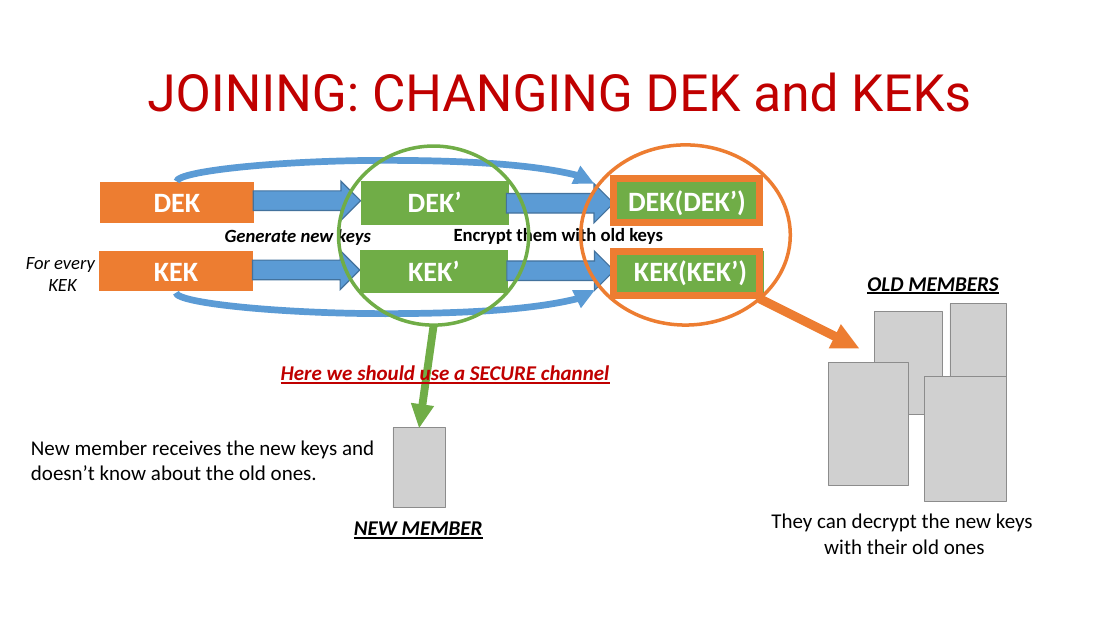
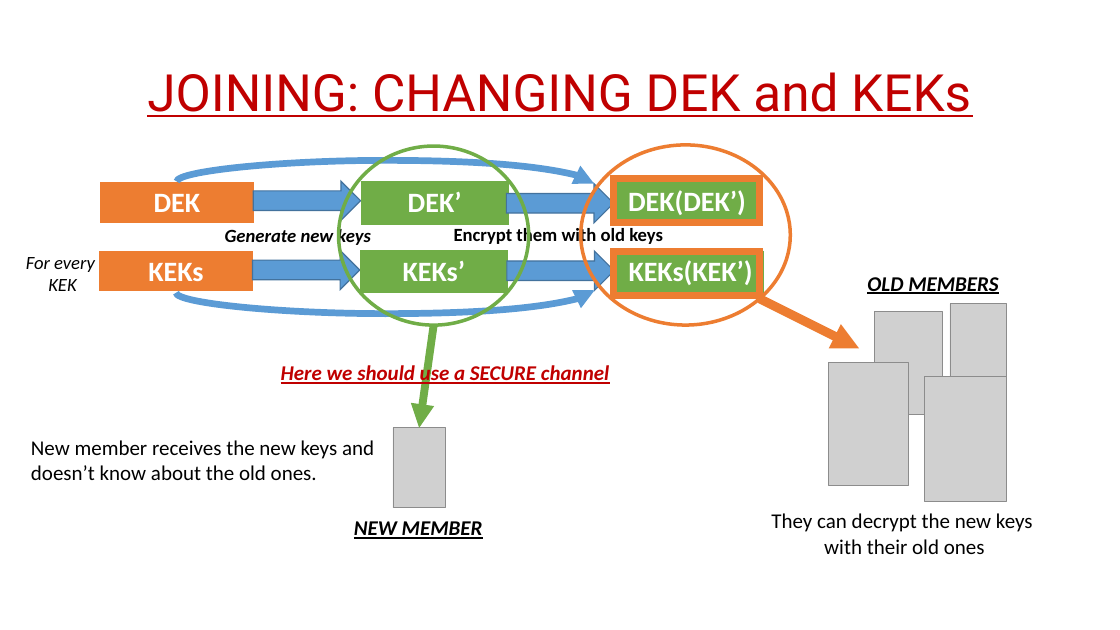
Before and after one commit to stajfar/distributed-systems-brusamento-ceruti-donetti, a slide deck: slide 5 of SecureGroup/documentation/SECURE GROUP COMMUNICATION.pptx. Drawn at 1120x630 pixels with LibreOffice and Linux fonts; fonts in the diff are those of the drawing; grey boxes stand for pictures. Boxes give left, top, right and bottom in pixels: in the first picture for what was removed or moved away, otherwise in the second. Text is boxed around its words. In the diff, an @@ line names an element or a change of style, - is before the commit and + after.

Commit message:
Presentation

```diff
--- a/SecureGroup/documentation/SECURE GROUP COMMUNICATION.pptx
+++ b/SecureGroup/documentation/SECURE GROUP COMMUNICATION.pptx
@@ title "JOINING: CHANGING DEK and KEKs" at (x1=147, y1=72, x2=971, y2=117): underline on @@
@@ table at (x1=99, y1=251, x2=254, y2=293) @@
-row 1, column 1: KEK
+row 1, column 1: KEKs
@@ table at (x1=360, y1=251, x2=507, y2=293) @@
-row 1, column 1: KEK’
+row 1, column 1: KEKs’
@@ table at (x1=618, y1=251, x2=765, y2=293) @@
-row 1, column 1: KEK(KEK’)
+row 1, column 1: KEKs(KEK’)
```
Also in this commit, not shown: 13 other slides changed, 5 slides added, 1 slide removed, 1 other file.
